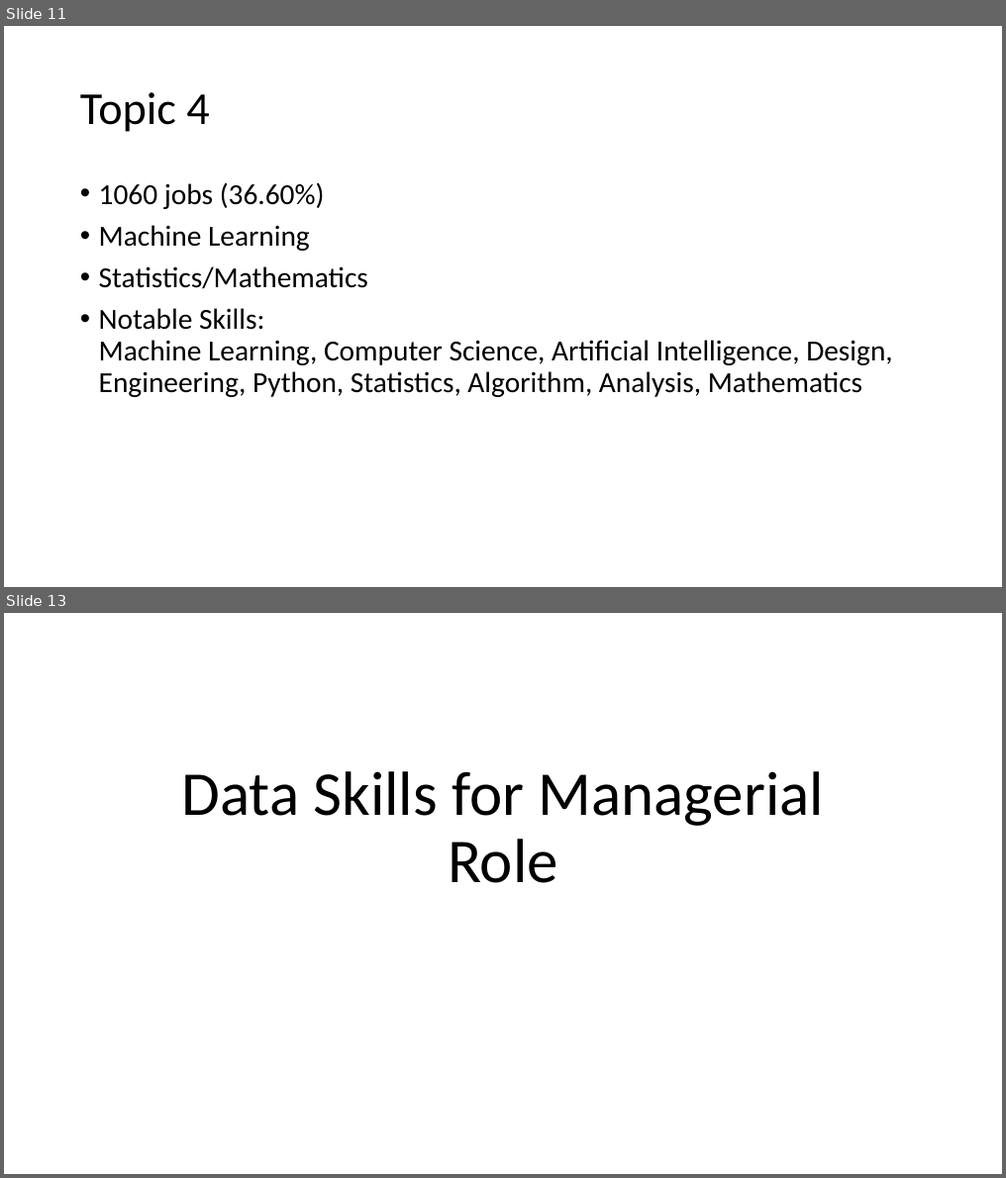
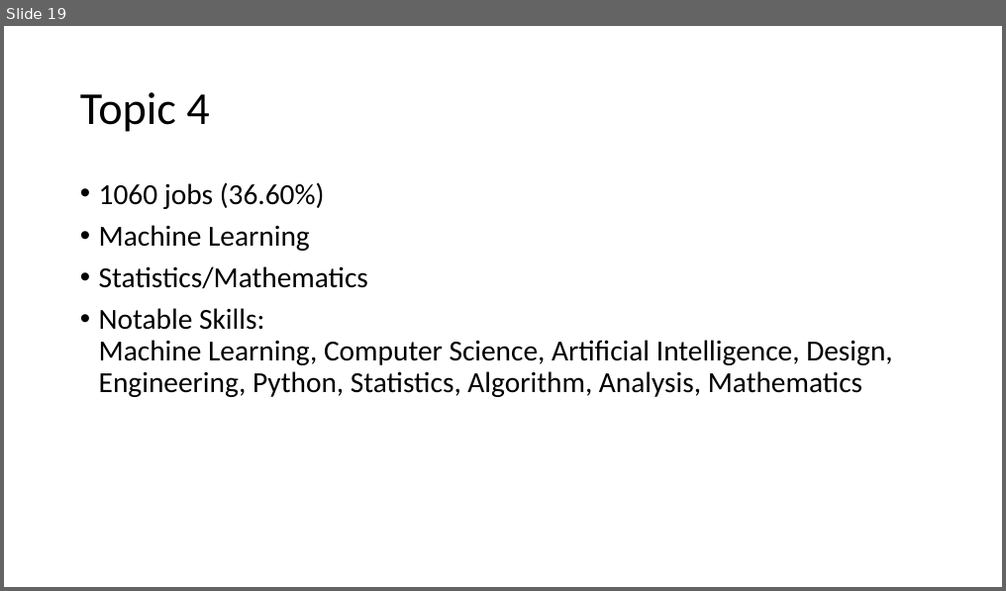
Before and after one commit to binxuankong/skills-ontology-project, a slide deck: Data Science Category.pptx. Shown one above the other, each under a label of ours: slides 11 and 13 before the commit, slide 19 after it; the slides between them are not shown. The pictures are 1006x1178 and 1006x591 pixels, drawn with LibreOffice and Linux fonts; fonts in the diff are those of the drawing. Boxes give left, top, right and bottom in pixels: in the first picture for what was removed or moved away, otherwise in the second. Text is boxed around its words. In the diff, an @@ line names an element or a change of style, - is before the commit and + after.

```diff
--- a/Data Science Category.pptx
+++ b/Data Science Category.pptx
@@ slide 13 removed at box(4, 613, 1002, 1174), background #FFFFFF @@
@@ title removed at box(181, 771, 825, 883) @@
-Data Skills for Managerial Role
@@ what was slide 11 is now slide 19 @@
```
Also in this commit, not shown: 1 slide changed, 10 slides added, 1 other slide removed, 3 other files.
